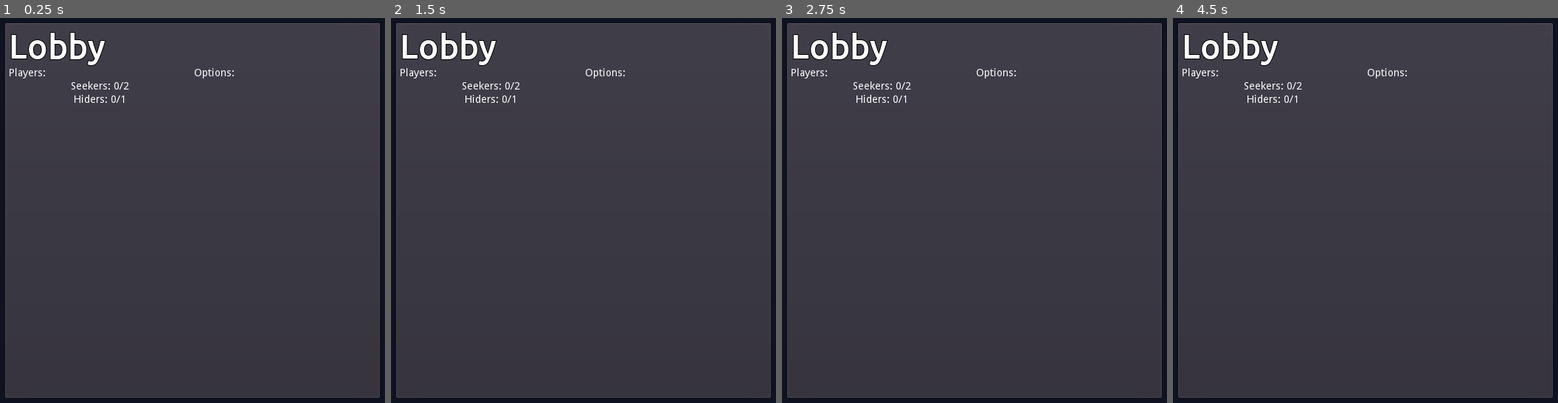
Above: before the commit, frames 1-4 (left to right).
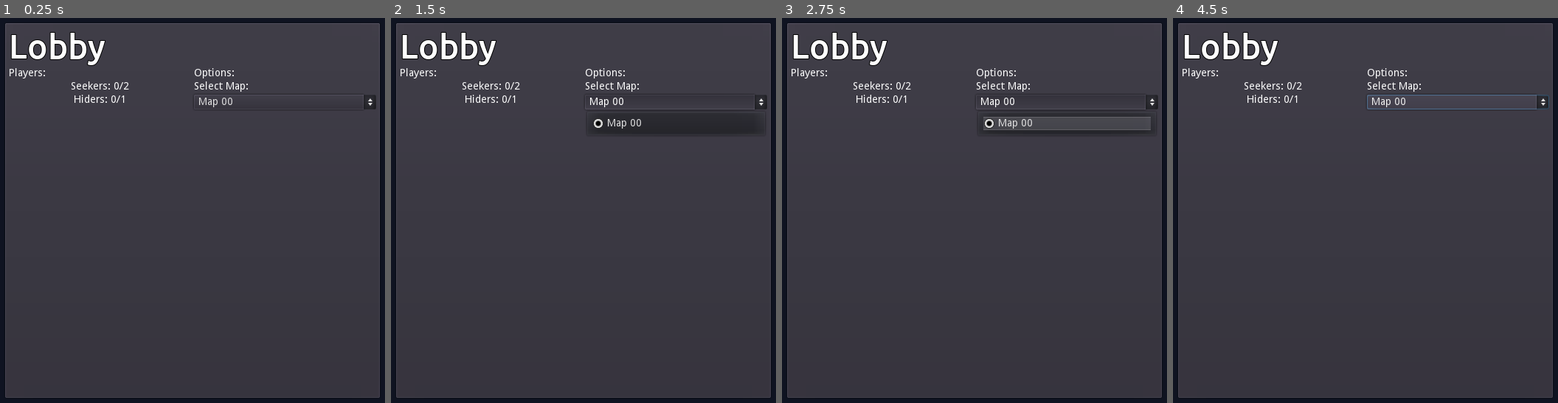
Above: after the commit, the same moments.

Repository: FugitiveTheGame/Fugitive
Game: Godot game, scene res://screens/lobby/Lobby.tscn
The game is run twice, just before and just after one commit, with the same random seed, the same clock (stepped at 60 frames per second) and the same inputs. This scene is started directly instead of the project's main scene.
Inputs (mouse positions are in pixels of both pictures, inside the frame that each line leads up to):
- Up to frame 1 (0.25 s): no input
- Up to frame 2 (1.5 s): click (675, 102) at 0.5 s, where only the run after the commit has a clickable "Map 00"; tap Enter at 1.25 s; hold Right (ui_right) from 1.28 s (still down); hold Shift (sprint) from 1.28 s (still down)
- Up to frame 3 (2.75 s): tap Space at 2 s; release Right (ui_right) at 2.03 s; release Shift (sprint) at 2.03 s; hold Down (ui_down) from 2.03 s (still down); tap E (use) at 2.1 s
- Up to frame 4 (4.5 s): tap Enter at 2.75, 4.25 s; release Down (ui_down) at 2.78 s; hold Right (ui_right) 2.78-3.53 s; hold Shift (sprint) 2.78-3.53 s; tap Space at 3.5 s; hold Up (ui_up) 3.53-4.28 s; tap E (use) at 3.6 s; hold Left (ui_left) from 4.28 s (still down); hold Shift (sprint) from 4.28 s (still down)

The runs differ from the first frame. In frame 1, 0.3% of the frame differs, in the area x 50-98%, y 16-24%; in frame 2, 1.0%, in the area x 50-98%, y 16-30%; in frame 3, 0.9%; in frame 4, 0.5%.

Commit message:
Added map select to Lobby

Diff:
--- a/screens/lobby/Lobby.gd
+++ b/screens/lobby/Lobby.gd
@@ -4,6 +4,7 @@
 onready var startGameButton := $MainPanel/OuterContainer/StartGameButton
 onready var seekerCountLabel := $MainPanel/OuterContainer/CenterContainer/PlayersContainer/SeekersCount
 onready var hiderCountLabel := $MainPanel/OuterContainer/CenterContainer/PlayersContainer/HidersCount
+onready var mapSelectButton := $MainPanel/OuterContainer/CenterContainer/OptionsContainer/MapSelectButton
 
 const MIN_PLAYERS = 3
 const MIN_SEEKERS = 2
@@ -90,6 +91,13 @@
 	else:
 		return true
 
+func getSelectedMap() -> String:
+	match mapSelectButton.get_selected_id():
+		0:
+			return 'res://maps/map_00/Map_00.tscn'
+		_:
+			return 'ERROR'
+
 func _on_StartGameButton_pressed():
 	# Only the host can start the game
 	if not is_network_master():
@@ -98,7 +106,7 @@
 	if not validate_game():
 		return
 
-	var selectedMap = 'res://maps/map_00/Map_00.tscn'
+	var selectedMap = getSelectedMap()
 
 	if Network.players.size() >= MIN_PLAYERS:
 		# Starting the game, refuse any new player joins mid-game
--- a/screens/lobby/Lobby.tscn
+++ b/screens/lobby/Lobby.tscn
@@ -90,6 +90,20 @@
 margin_bottom = 14.0
 text = "Options:"
 
+[node name="MapSelectLabel" type="Label" parent="MainPanel/OuterContainer/CenterContainer/OptionsContainer"]
+margin_top = 18.0
+margin_right = 247.0
+margin_bottom = 32.0
+text = "Select Map:"
+
+[node name="MapSelectButton" type="OptionButton" parent="MainPanel/OuterContainer/CenterContainer/OptionsContainer"]
+margin_top = 36.0
+margin_right = 247.0
+margin_bottom = 56.0
+text = "Map 00"
+items = [ "Map 00", null, false, 0, null ]
+selected = 0
+
 [node name="StartGameButton" type="Button" parent="MainPanel/OuterContainer"]
 margin_top = 478.0
 margin_right = 498.0
